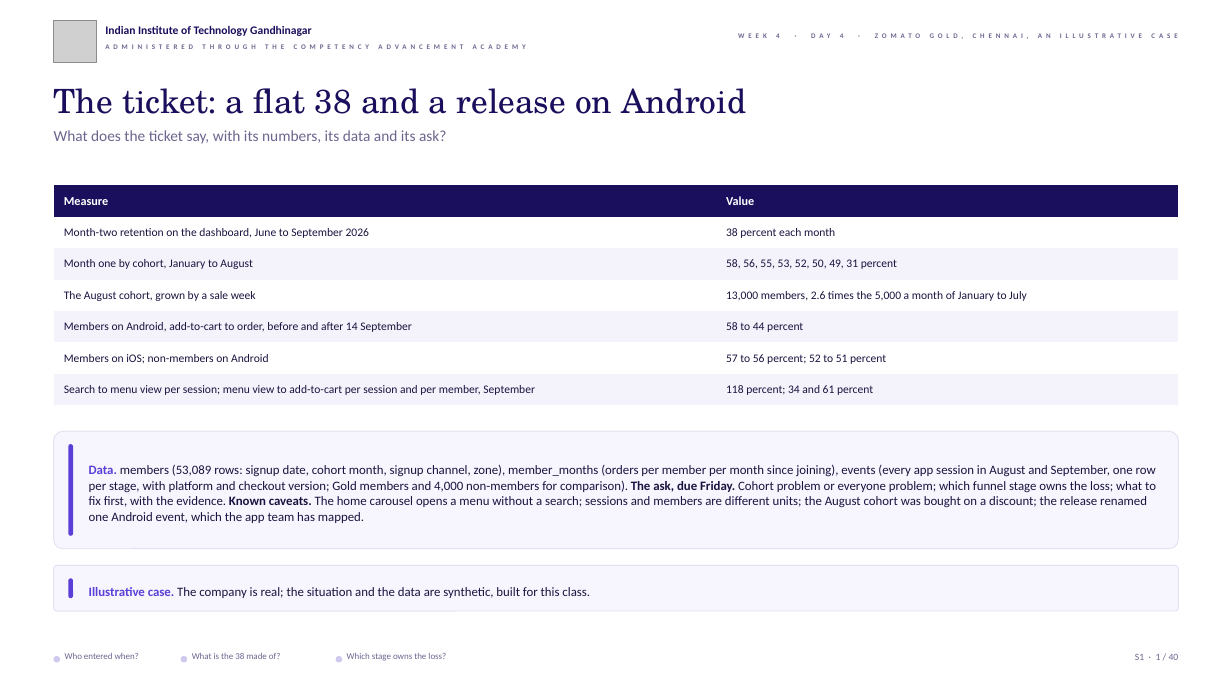
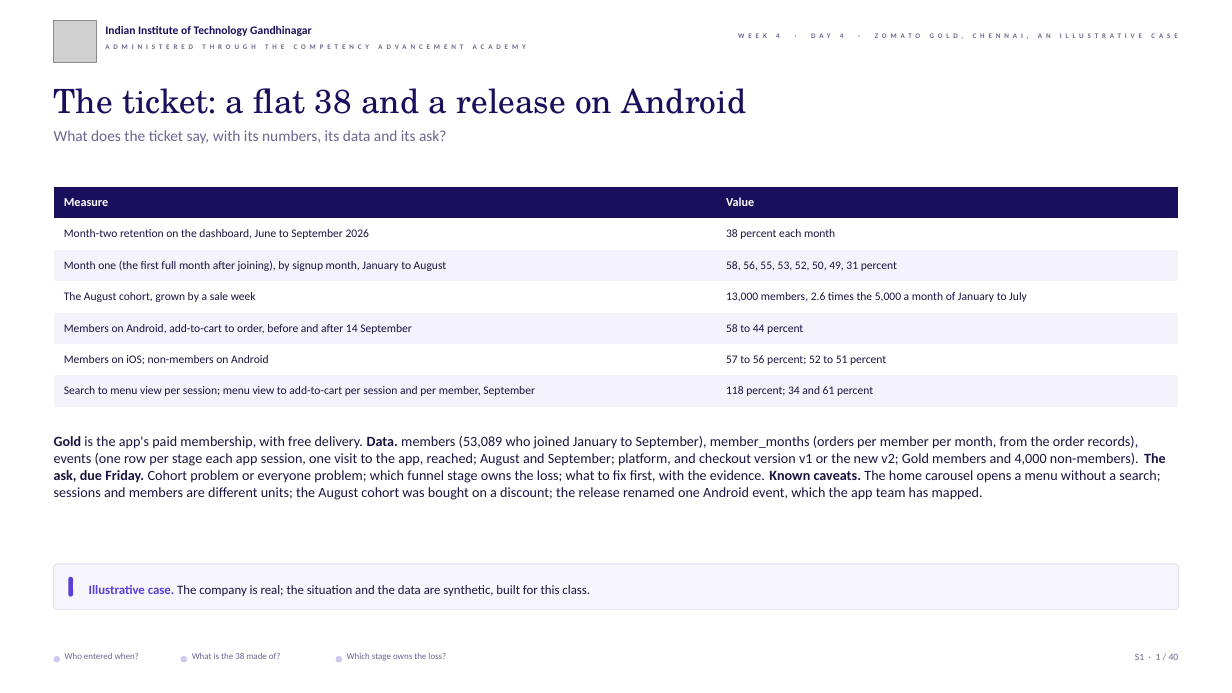
Before and after one commit to fde-academy-lab/c2-content-factory, a slide deck: slide 1 of content/W04/D4/slides/C2_W04_D04_half1_STUDENT.pptx. Drawn at 1232x693 pixels with LibreOffice and Linux fonts; fonts in the diff are those of the drawing; grey boxes stand for pictures; background and template pictures are left out. Boxes give left, top, right and bottom in pixels: in the first picture for what was removed or moved away, otherwise in the second. Text is boxed around its words. In the diff, an @@ line names an element or a change of style, - is before the commit and + after.

```diff
--- a/content/W04/D4/slides/C2_W04_D04_half1_STUDENT.pptx
+++ b/content/W04/D4/slides/C2_W04_D04_half1_STUDENT.pptx
@@ table at bbox=[54, 187, 1179, 407] @@
-row 3, column 1: Month one by cohort, January to August
+row 3, column 1: Month one (the first full month after joining), by signup month, January to August
@@ text at bbox=[54, 436, 1166, 500]: text changed; size 10 to 11 pt @@
-Data. members (53,089 rows: signup date, cohort month, signup channel, zone), member_months (orders per member per month since joining), events (every app session in August and September, one row per stage, with platform and checkout version; Gold members and 4,000 non-members for comparison). The ask, due Friday. Cohort problem or everyone problem; which funnel stage owns the loss; what to fix first, with the evidence. Known caveats. The home carousel opens a menu without a search; sessions and members are different units; the August cohort was bought on a discount; the release renamed one Android event, which the app team has mapped.
+Gold is the app's paid membership, with free delivery. Data. members (53,089 who joined January to September), member_months (orders per member per month, from the order records), events (one row per stage each app session, one visit to the app, reached; August and September; platform, and checkout version v1 or the new v2; Gold members and 4,000 non-members). The ask, due Friday. Cohort problem or everyone problem; which funnel stage owns the loss; what to fix first, with the evidence. Known caveats. The home carousel opens a menu without a search; sessions and members are different units; the August cohort was bought on a discount; the release renamed one Android event, which the app team has mapped.
@@ text "Gold is the app's paid ..." at bbox=[54, 436, 1166, 500]: vertical alignment middle to top @@
@@ rounded rectangle removed at bbox=[54, 432, 1178, 549] @@
@@ rounded rectangle removed at bbox=[68, 445, 73, 536] @@
```
Also in this commit, not shown: 23 other slides changed, 5 other files.
